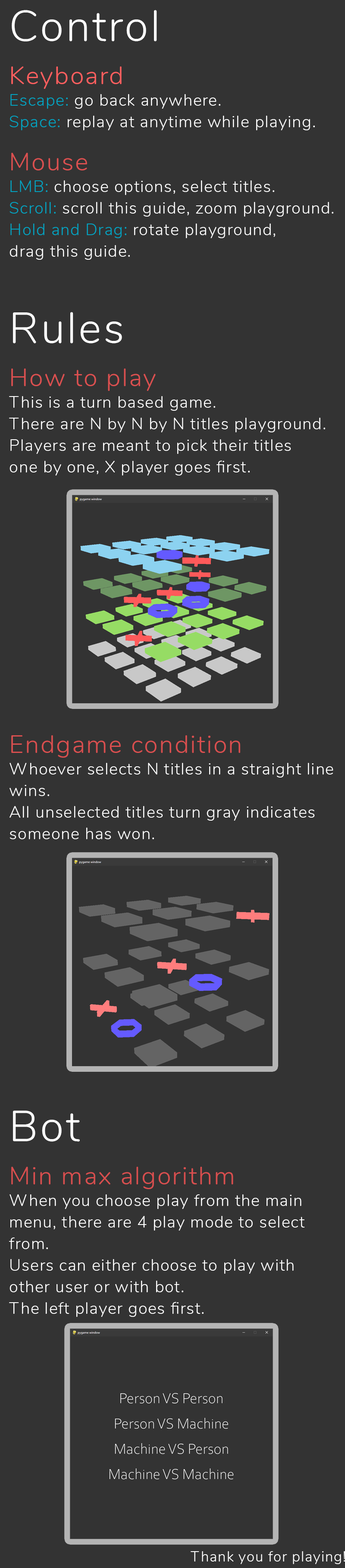
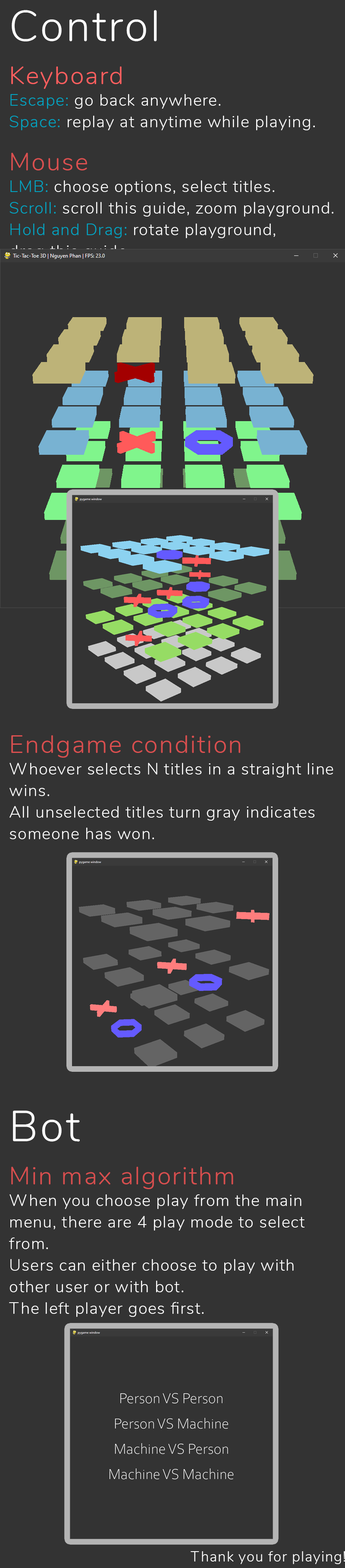
Before/after of a w=345, h=1568 layered artwork. What changed in the layer stack:
added layer "Layer 5" above "Control Keyboard Escape: go back anywhere. Space: replay at an" over (x1=0, y1=248, x2=345, y2=608)
